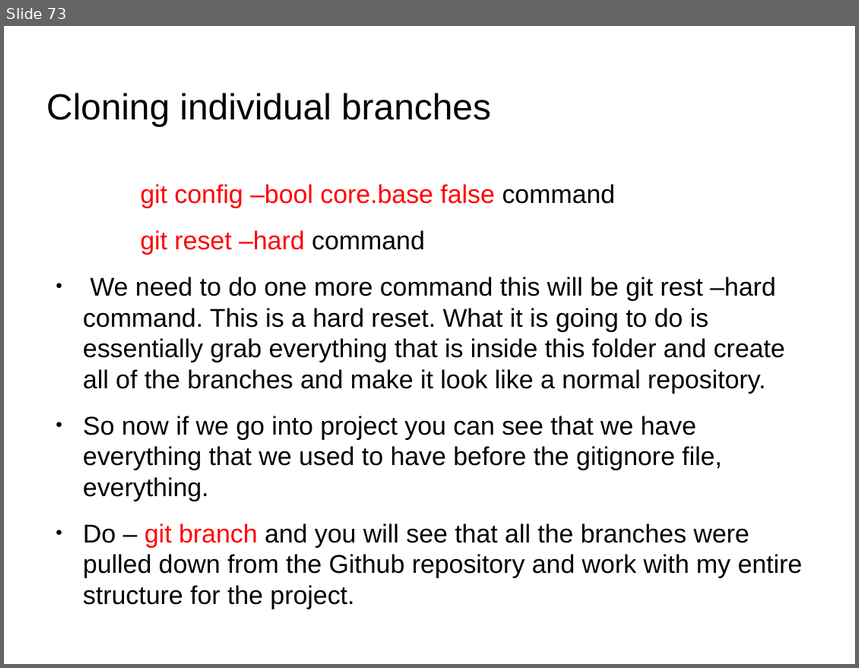
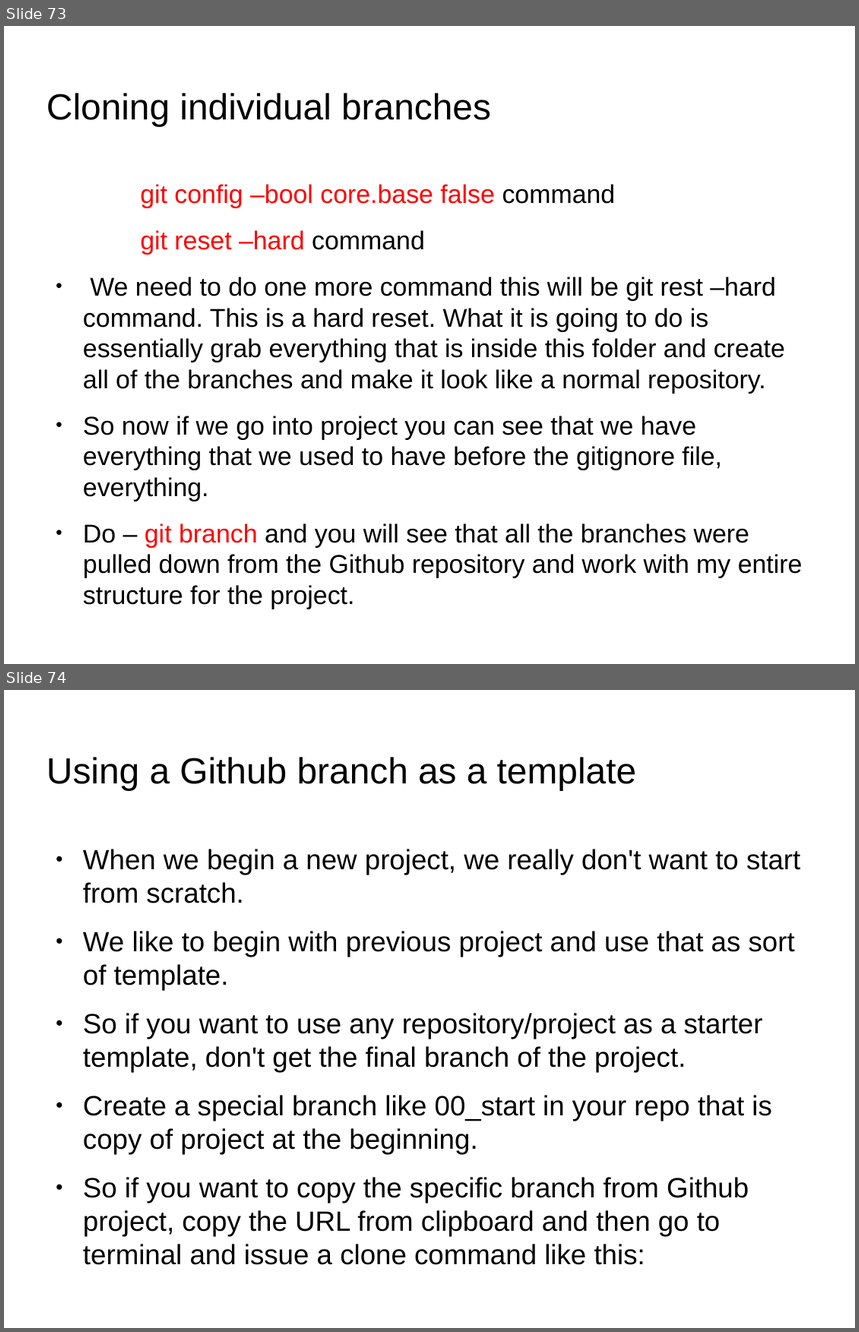
Before and after one commit to anumsh/Learning-Git-and-Github, a slide deck: git_and_GitHub.odp. Shown one above the other, each under a label of ours: slide 73 before the commit, slides 73 and 74 after it. The pictures are 859x668 and 859x1332 pixels, drawn with LibreOffice and Linux fonts; fonts in the diff are those of the drawing; background and template pictures are left out. Boxes give left, top, right and bottom in pixels: in the first picture for what was removed or moved away, otherwise in the second. Text is boxed around its words. In the diff, an @@ line names an element or a change of style, - is before the commit and + after.

Commit message:
feat: Using github branch as a template

```diff
--- a/git_and_GitHub.odp
+++ b/git_and_GitHub.odp
@@ slide 74 added at box(4, 690, 855, 1328), background picture (left out) @@
@@ title added at box(47, 757, 636, 790), 33.9 pt, text #000000 @@
+Using a Github branch as a template
@@ text added at box(83, 849, 800, 1265), 26 pt, text #000000 @@
+● When we begin a new project, we really don't want to start from scratch.
+● We like to begin with previous project and use that as sort of template.
+● So if you want to use any repository/project as a starter template, don't get the final branch of the project.
+● Create a special branch like 00_start in your repo that is copy of project at the beginning.
+● So if you want to copy the specific branch from Github project, copy the URL from clipboard and then go to terminal and issue a clone command like this:
```
Also in this commit, not shown: 2 slides changed, 5 other slides added.
